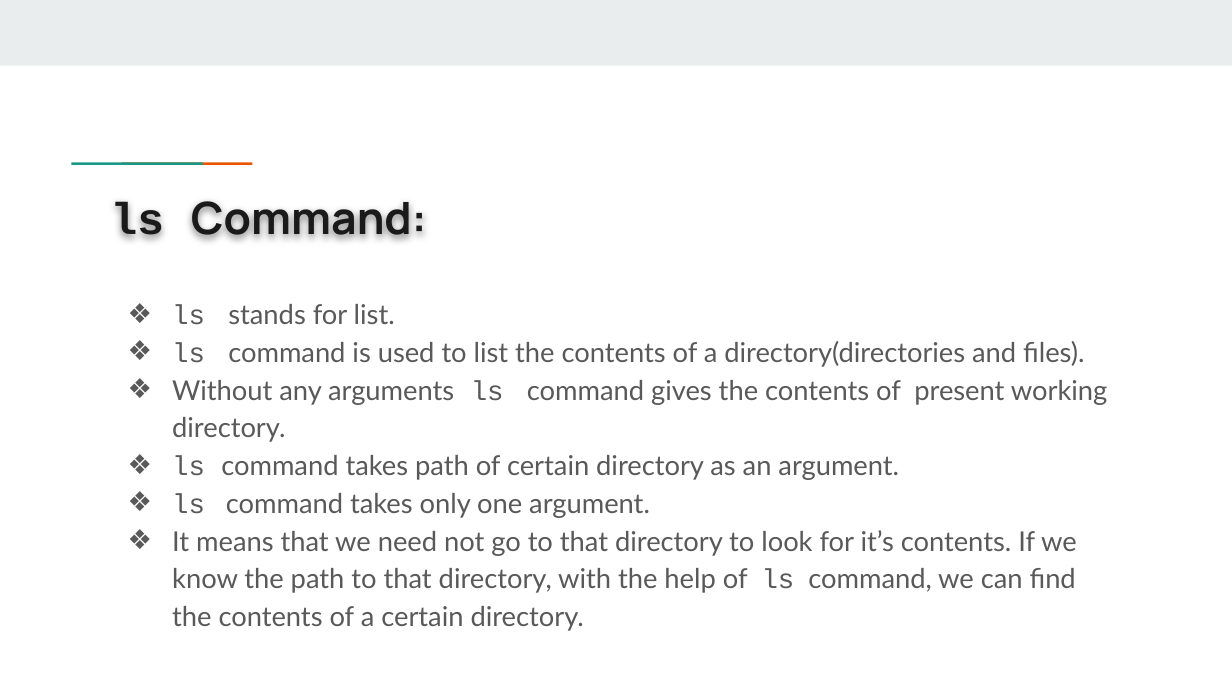
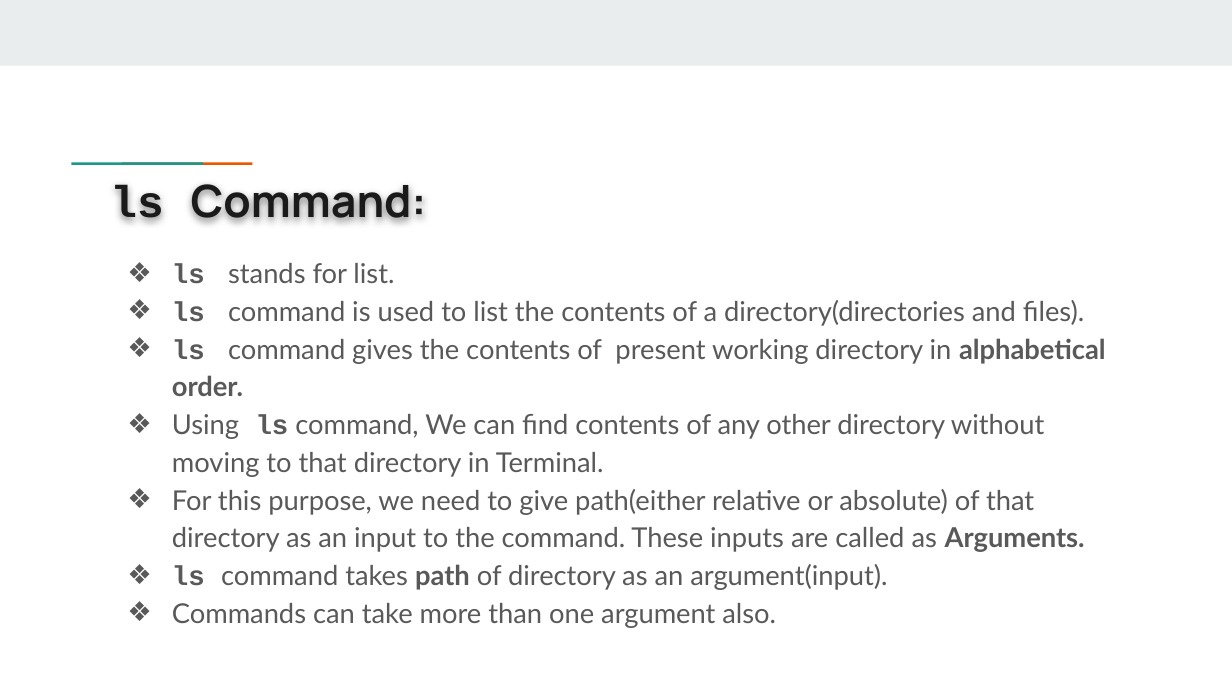
Before and after one commit to kareka-gb/LinuxYT, a slide deck: slide 6 of ls _command.pptx. Drawn at 1232x693 pixels with LibreOffice and Linux fonts; fonts in the diff are those of the drawing. Boxes give left, top, right and bottom in pixels: in the first picture for what was removed or moved away, otherwise in the second. Text is boxed around its words. In the diff, an @@ line names an element or a change of style, - is before the commit and + after.

Commit message:
Edited ls_command

```diff
--- a/ls _command.pptx
+++ b/ls _command.pptx
@@ title "ls Command:": place and size @@
-title "ls Command:" at (111,201,427,236)
+title "ls Command:" at (110,184,427,219)
@@ text "ls stands for list.": place and size @@
-text "ls stands for list." at (172,304,1108,631)
+text "ls stands for list." at (172,263,1106,628)
@@ text at (172,263,1084,326): bold on in "ls", "ls" @@
@@ text at (172,338,1106,628): text changed @@
-❖ Without any arguments ls command gives the contents of present working directory.
-❖ ls command takes path of certain directory as an argument.
-❖ ls command takes only one argument.
-❖ It means that we need not go to that directory to look for it’s contents. If we know the path to that directory, with the help of ls command, we can find the contents of a certain directory.
+❖ ls command gives the contents of present working directory in alphabetical order.
+❖ Using ls command, We can find contents of any other directory without moving to that directory in Terminal.
+❖ For this purpose, we need to give path(either relative or absolute) of that directory as an input to the command. These inputs are called as Arguments.
+❖ ls command takes path of directory as an argument(input).
+❖ Commands can take more than one argument also.
```
Also in this commit, not shown: 2 other slides changed.
